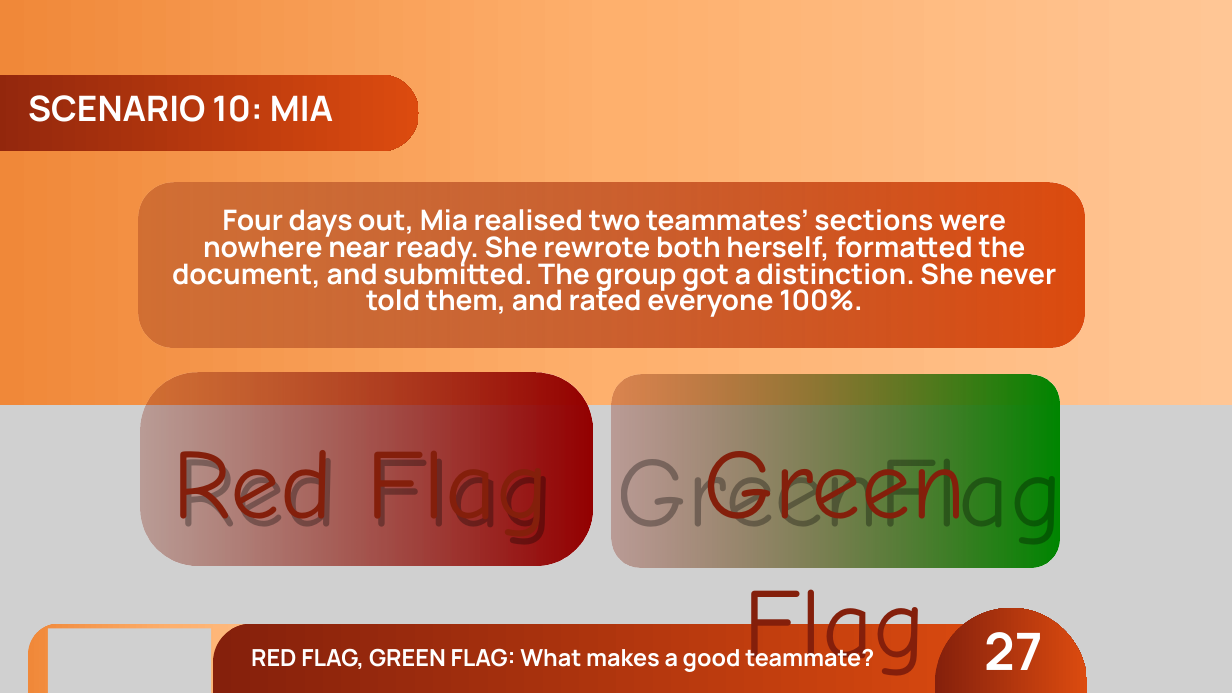
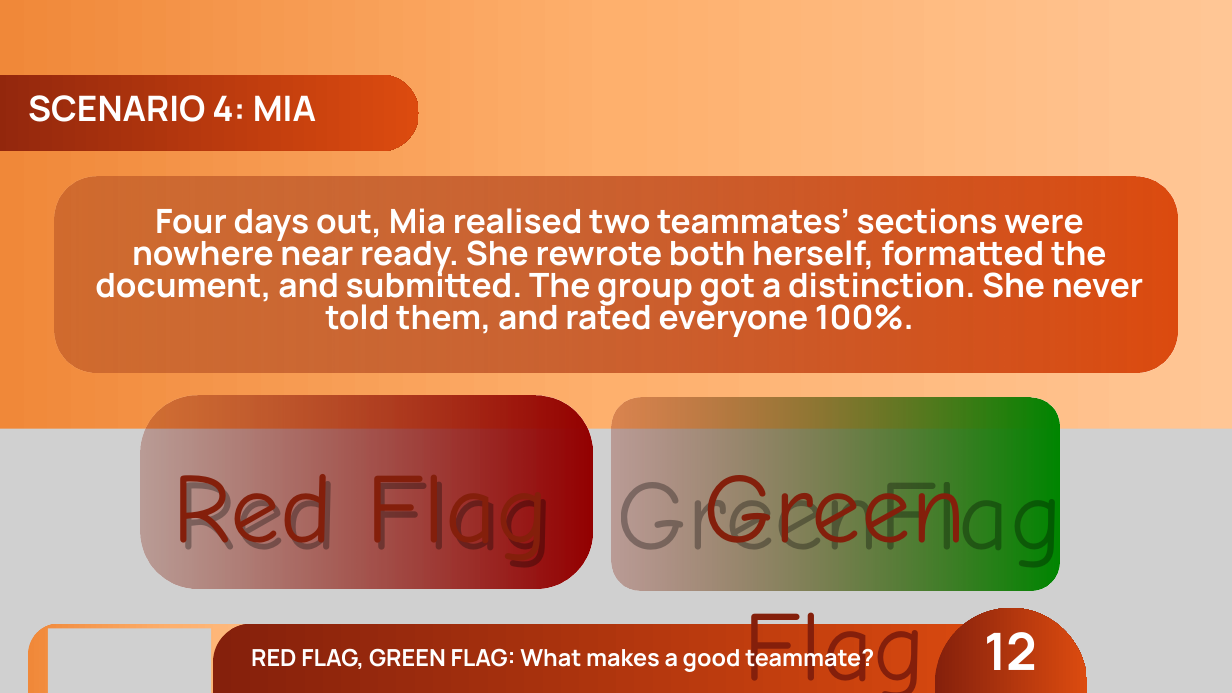
Before and after one commit to joetherockhey/Class-Allocation, a slide deck: slide 13 of assets/red-flag-green-flag.pptx (slide 28 before the commit). Drawn at 1232x693 pixels with LibreOffice and Linux fonts; fonts in the diff are those of the drawing; grey boxes stand for pictures; background and template pictures are left out. Boxes give left, top, right and bottom in pixels: in the first picture for what was removed or moved away, otherwise in the second. Text is boxed around its words. In the diff, an @@ line names an element or a change of style, - is before the commit and + after.

```diff
--- a/assets/red-flag-green-flag.pptx
+++ b/assets/red-flag-green-flag.pptx
@@ text at <box>28,95,316,122</box>: text changed @@
-SCENARIO 10: MIA
+SCENARIO 4: MIA
@@ freeform shape: place and size @@
-freeform shape at <box>138,182,1084,347</box>
+freeform shape at <box>54,177,1178,373</box>
@@ text "Four days out, Mia realised ...": place and size @@
-text "Four days out, Mia realised ..." at <box>172,209,1056,317</box>
+text "Four days out, Mia realised ..." at <box>95,208,1143,337</box>
@@ text "Four days out, Mia realised ..." at <box>95,208,1143,337</box>: size 33 to 39.2 pt; line spacing 31.4pt to 37.2pt @@
@@ 4 texts, 2 freeform shapes, 1 picture: place and size @@
-4 texts, 2 freeform shapes, 1 picture at <box>0,372,1232,693</box>
+4 texts, 2 freeform shapes, 1 picture at <box>0,395,1232,693</box>
@@ text at <box>984,632,1037,670</box>: text changed @@
-27
+12
```
Also in this commit, not shown: 15 other slides changed, 8 slides added, 20 slides removed, 3 other files.
